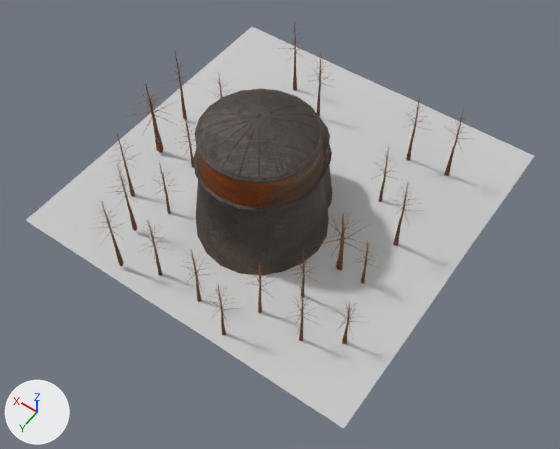
Renders of the FBX model Laikos/LaikosContent/Models/Buildings/Niebianie/Pałac_rady/pałac_rady_p2.FBX from each side of a commit.
Before and after are seen from a camera (50 mm lens) standing at (-0.791, 1.147, 1.615) and looking at (-0.082, 0.154, 0.055). Every picture has the same lights, and +X, +Y and +Z are marked at lower left. Where no turn or scale is listed for an object, it has been applied to the vertices.

Objects in the first picture: 'Foliage003', 'Foliage004', 'Foliage005', 'Foliage006', 'Foliage007', 'Foliage008', 'Foliage009', 'Foliage010', 'Foliage011', 'Foliage012', 'Foliage013', 'Foliage014', 'Foliage015', 'Foliage016', 'Foliage017', 'Foliage018', 'Foliage019', 'Foliage020', 'Foliage022', 'Foliage023', 'Object001', 'Plane001', 'complex_simple_loaded'.
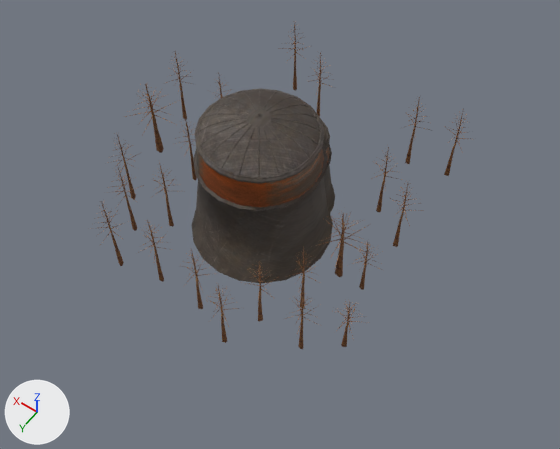
The change, as JSON lines over the scene's bpy script:
```json
{"op": "add", "block": "me_mesh_005_1", "code": ["me_mesh_005_1 = me_mesh_017.copy(); me_mesh_005_1.name = 'Mesh.005'  # the mesh of ob_foliage014"]}
{"op": "set", "path": "ob_foliage011", "old": "bpy.data.objects.new('Foliage011', me_mesh_014)", "new": "bpy.data.objects.new('Foliage011', me_mesh_013)"}
{"op": "set", "path": "ob_foliage022", "old": "bpy.data.objects.new('Foliage022', me_mesh_025)", "new": "bpy.data.objects.new('Foliage022', me_mesh_024)"}
{"op": "set", "path": "ob_foliage016", "old": "bpy.data.objects.new('Foliage016', me_mesh_019)", "new": "bpy.data.objects.new('Foliage016', me_mesh_018)"}
{"op": "set", "path": "ob_foliage020", "old": "bpy.data.objects.new('Foliage020', me_mesh_023)", "new": "bpy.data.objects.new('Foliage020', me_mesh_022)"}
{"op": "remove", "block": "ob_plane001", "code": ["ob_plane001 = bpy.data.objects.new('Plane001', me_mesh_003)", "ob_plane001.location = (0.0, 0.0, 0.0)"]}
{"op": "set", "path": "ob_foliage013", "old": "bpy.data.objects.new('Foliage013', me_mesh_016)", "new": "bpy.data.objects.new('Foliage013', me_mesh_015)"}
{"op": "set", "path": "ob_foliage012", "old": "bpy.data.objects.new('Foliage012', me_mesh_015)", "new": "bpy.data.objects.new('Foliage012', me_mesh_014)"}
{"op": "set", "path": "ob_foliage008", "old": "bpy.data.objects.new('Foliage008', me_mesh_011)", "new": "bpy.data.objects.new('Foliage008', me_mesh_010)"}
{"op": "set", "path": "ob_foliage018", "old": "bpy.data.objects.new('Foliage018', me_mesh_021)", "new": "bpy.data.objects.new('Foliage018', me_mesh_020)"}
{"op": "set", "path": "ob_foliage010", "old": "bpy.data.objects.new('Foliage010', me_mesh_013)", "new": "bpy.data.objects.new('Foliage010', me_mesh_012)"}
{"op": "set", "path": "ob_foliage019", "old": "bpy.data.objects.new('Foliage019', me_mesh_022)", "new": "bpy.data.objects.new('Foliage019', me_mesh_021)"}
{"op": "set", "path": "ob_foliage021", "old": "bpy.data.objects.new('Foliage021', me_mesh_024)", "new": "bpy.data.objects.new('Foliage021', me_mesh_023)"}
{"op": "set", "path": "ob_foliage007", "old": "bpy.data.objects.new('Foliage007', me_mesh_010)", "new": "bpy.data.objects.new('Foliage007', me_mesh_009)"}
{"op": "set", "path": "ob_foliage009", "old": "bpy.data.objects.new('Foliage009', me_mesh_012)", "new": "bpy.data.objects.new('Foliage009', me_mesh_011)"}
{"op": "set", "path": "ob_foliage015", "old": "bpy.data.objects.new('Foliage015', me_mesh_018)", "new": "bpy.data.objects.new('Foliage015', me_mesh_017)"}
{"op": "set", "path": "ob_foliage006", "old": "bpy.data.objects.new('Foliage006', me_mesh_009)", "new": "bpy.data.objects.new('Foliage006', me_mesh_008)"}
{"op": "set", "path": "ob_foliage005", "old": "bpy.data.objects.new('Foliage005', me_mesh_008)", "new": "bpy.data.objects.new('Foliage005', me_mesh_007)"}
{"op": "set", "path": "ob_foliage004", "old": "bpy.data.objects.new('Foliage004', me_mesh_007)", "new": "bpy.data.objects.new('Foliage004', me_mesh_006)"}
{"op": "set", "path": "ob_foliage003", "old": "bpy.data.objects.new('Foliage003', me_mesh_006)", "new": "bpy.data.objects.new('Foliage003', me_mesh_005_1)"}
{"op": "set", "path": "ob_foliage023", "old": "bpy.data.objects.new('Foliage023', me_mesh_026)", "new": "bpy.data.objects.new('Foliage023', me_mesh_025)"}
{"op": "set", "path": "ob_foliage017", "old": "bpy.data.objects.new('Foliage017', me_mesh_020)", "new": "bpy.data.objects.new('Foliage017', me_mesh_019)"}
{"op": "set", "path": "ob_foliage014", "old": "bpy.data.objects.new('Foliage014', me_mesh_017)", "new": "bpy.data.objects.new('Foliage014', me_mesh_016)"}
```

Location of each change, [x1, y1, x2, y2] in pixels of the pictures (560 x 449 px):
```json
{"object": "Plane001", "change": "deleted", "before": [26, 27, 534, 429]}
```
